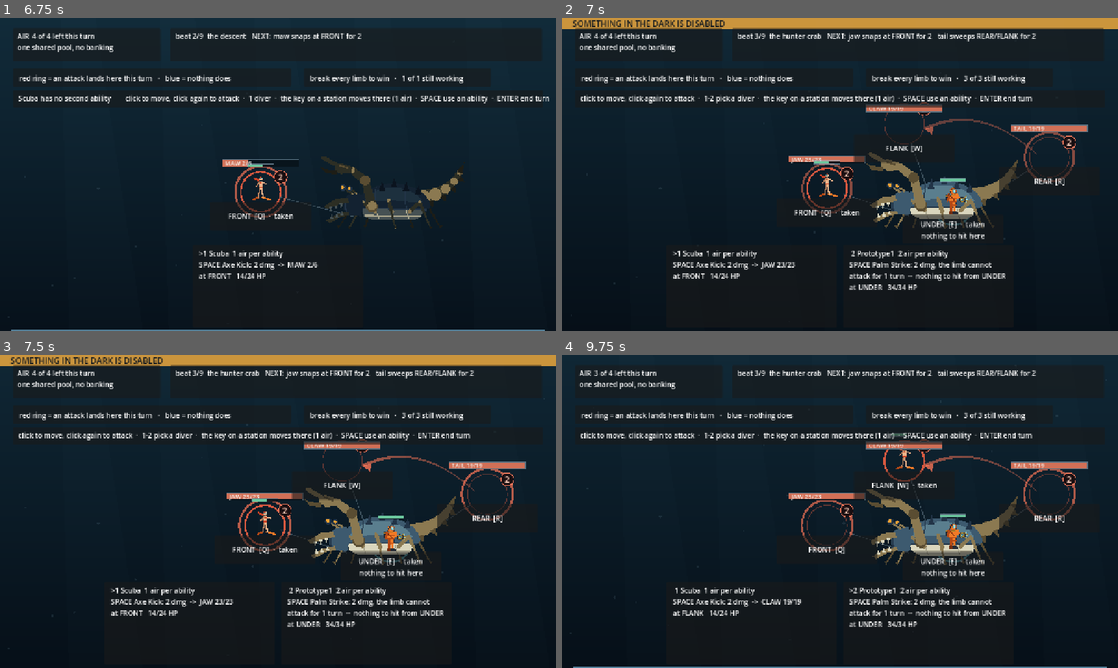
Above: before the commit, frames 1-4 (two rows, left to right).
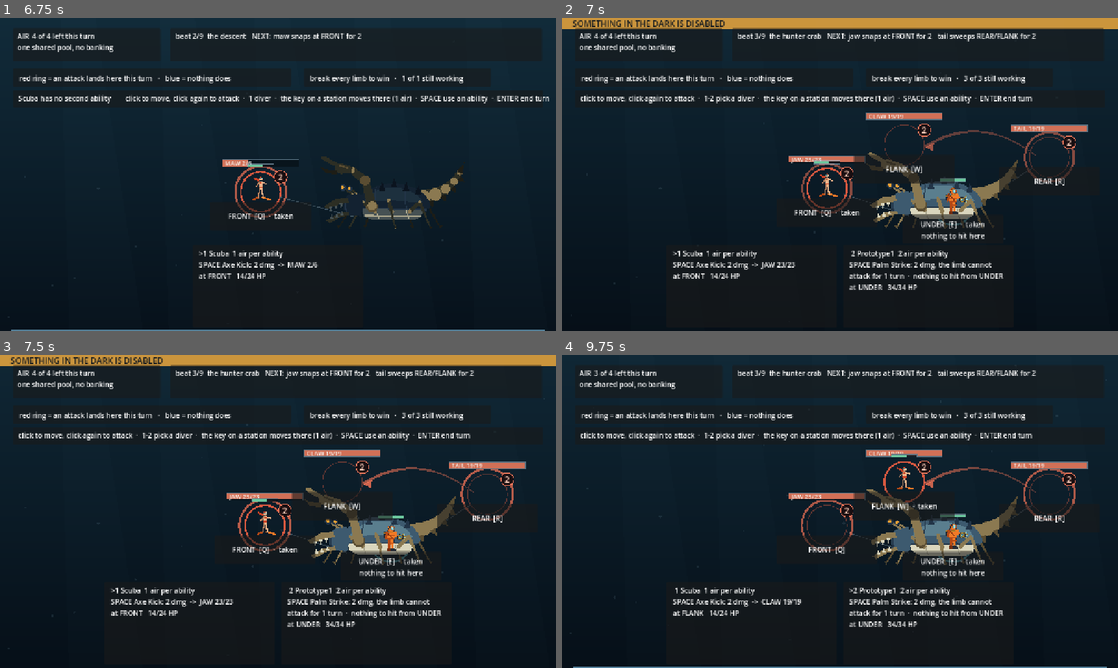
Above: after the commit, the same moments.

Repository: ImmortalDemonGod/salvage
Game: Godot game, scene res://game/main.tscn
The game is run twice, just before and just after one commit, with the same random seed, the same clock (stepped at 60 frames per second) and the same inputs.
Inputs (mouse positions are in pixels of both pictures, inside the frame that each line leads up to):
- Up to frame 1 (6.75 s): tap Enter every 0.75 s from 0.5 to 4.25 s; move the mouse to (400, 158) at 0.52 s; hold W 0.53-1.25 s; tap 1 at 0.6 s; click (400, 158) at 0.67 s; tap Space at 0.77, 3.77 s; drag from (166, 190) to (250, 237) at 1.27 s; move the mouse to (333, 105) at 2.02 s; hold W 2.03-2.75 s; tap 3 at 2.1 s; drag from (250, 237) to (111, 127) at 2.77 s; move the mouse to (444, 221) at 3.52 s; tap Q at 3.6 s; drag from (111, 127) to (194, 96) at 4.27 s; move the mouse to (305, 174) at 5.02 s; tap R at 5.1 s; click (305, 174) at 5.17 s; drag from (194, 96) to (166, 190) at 5.77 s; move the mouse to (400, 158) at 6.52 s; hold W from 6.53 s (still down); tap F at 6.6 s
- Up to frame 2 (7 s): keep holding W; tap Space at 6.77 s
- Up to frame 3 (7.5 s): release W at 7.25 s; drag from (166, 527) to (250, 574) at 7.27 s
- Up to frame 4 (9.75 s): move the mouse to (895, 442) at 8.02 s; tap 1 at 8.1 s; drag from (812, 574) to (673, 464) at 8.77 s; move the mouse to (1006, 558) at 9.52 s; hold W from 9.53 s (still down); tap 3 at 9.6 s; click (1006, 558) at 9.67 s

Frame 1 is identical in both runs. In frame 2, 1.8% of the frame differs, in the area x 54-86%, y 26-84%; in frame 3, 1.8%; in frame 4, 2.1%, in the area x 54-86%, y 24-84%.

Commit message:
the badge said 3 while 8 was landing
A pre-playtest sweep over the whole gallery found defects that would have
wasted the session, and one of them was worse than cosmetic.

Two attacks naming the same station drew two damage discs in the same
place, so the player read whichever landed on top. On the vent worm, UNDER
is named by both the vent and the gut: the badge said 3 and 8 arrived. The
disc is now one per station carrying the TOTAL that lands there, which is
the number a player is actually planning against.

The rest, all real:

- FLANK sat directly under the control bar on every board, so its damage
  badge, its limb bar and its occupant's own HP bar were all clipped. All
  four boards drop it clear.
- Floating damage numbers climbed into the HUD and overprinted the words
  there. They stop at the HUD floor.
- A station said "nothing to hit here" while the panel underneath named
  the thing being hit. The drum reaches from BACKLINE and the station card
  did not know; it says "reaches from here" when somebody standing there
  can act.
- "gut curls under UNDER for 3" read as a doubled word. The attack is
  called "curls at".
- The seized valve floated unattached in the middle of the chamber and the
  crossover sat above the pipe it opens. Both are on the plumbing now, and
  the seized valve has a pipe of its own.
- The pump housing on the rig was a grey block drawn behind the first
  diver, which read as a sprite that had lost its transparency.

Diff:
--- a/content/encounters.gd
+++ b/content/encounters.gd
@@ -39,7 +39,7 @@
 	"crab": {
 		"title": "the hunter crab",
 		"art": {"kind": "crab", "scale": 158.0, "pos": [872, 330], "tint": [1.0, 1.0, 1.0]},
-		"places": {"0": [610, 392], "1": [788, 244], "2": [900, 430], "3": [1122, 320]},
+		"places": {"0": [610, 392], "1": [788, 292], "2": [900, 430], "3": [1122, 320]},
 		# TWO divers. One was tried and REFUTED by measurement: the crab
 		# became unwinnable (G2 0/40), casual fell to 5.2 percent, and
 		# UNDER went dead because a lone diver never has a reason to stand
@@ -89,7 +89,7 @@
 		# a LONGER, thinner body: the stations sit further apart along it,
 		# so the board itself reads differently from the crab's
 		"art": {"kind": "worm", "scale": 188.0, "pos": [910, 312], "tint": [0.55, 0.85, 0.70]},
-		"places": {"0": [604, 386], "1": [886, 240], "2": [946, 430], "4": [286, 386]},
+		"places": {"0": [604, 386], "1": [886, 288], "2": [946, 430], "4": [286, 386]},
 		"party": 2,
 		# The drum is fitted before this fight, so it is declared HERE.
 		# While gear was a global set by the run, the bands measured the
@@ -123,7 +123,7 @@
 			{"limb": 0, "stations": [FRONT], "dmg": 5, "name": "lunges at"},
 			{"limb": 1, "stations": [FLANK, UNDER], "dmg": 5, "name": "sprays"},
 			{"limb": 2, "stations": [BACKLINE], "dmg": 3, "name": "vents over"},
-			{"limb": 2, "stations": [UNDER], "dmg": 3, "name": "curls under"},
+			{"limb": 2, "stations": [UNDER], "dmg": 3, "name": "curls at"},
 		],
 	},
 	# Beat `deep1`. A MACHINE, not a creature: SPEC 2.4 says a machine reads
@@ -135,7 +135,7 @@
 	"dredge": {
 		"title": "the dredge",
 		"art": {"kind": "dredge", "scale": 168.0, "pos": [884, 320], "tint": [0.72, 0.62, 0.42]},
-		"places": {"0": [614, 400], "1": [828, 256], "3": [1128, 350], "4": [286, 400]},
+		"places": {"0": [614, 400], "1": [828, 300], "3": [1128, 350], "4": [286, 400]},
 		"party": 3,
 		"drum": true,
 		# UNDER is closed here. Every open station must either expose a limb
--- a/game/main.gd
+++ b/game/main.gd
@@ -534,7 +534,11 @@
 		var lb: int = combat.STATION_LIMB[i]
 		var lbl: Label = ui_stations[i].get_node("label")
 		if lb < 0:
-			lbl.text = "%s  [%s]%s\nnothing to hit here" % [Combat.STATION_NAMES[i], String(keys2[i]), here_free(i)]
+			var reach := "nothing to hit here"
+			for dr in combat.divers:
+				if not dr.down and int(dr.station) == i and combat.can_attack(dr):
+					reach = "reaches from here"
+			lbl.text = "%s  [%s]%s\n%s" % [Combat.STATION_NAMES[i], String(keys2[i]), here_free(i), reach]
 		elif combat.limb_broken[lb]:
 			lbl.text = "%s  [%s]%s\n%s BROKEN" % [Combat.STATION_NAMES[i], String(keys2[i]), here_free(i), String(combat.LIMB_NAMES[lb]).to_upper()]
 		else:
@@ -596,7 +600,7 @@
 				"shut": what = ("%d dmg, " % int(ab.dmg) if int(ab.dmg) > 0 else "no damage, ") + "the limb cannot attack for %d turn%s" % [int(ab.get("turns", 1)), "" if int(ab.get("turns", 1)) == 1 else "s"]
 			var onto := ""
 			if not combat.can_attack(d):
-				onto = "  --  nothing to hit from %s" % Combat.STATION_NAMES[int(d.station)]
+				onto = "  ·  nothing to hit from %s" % Combat.STATION_NAMES[int(d.station)]
 			else:
 				var tl: int = combat.target_limb(d)
 				if tl >= 0:
@@ -821,10 +825,12 @@
 	var x := 430.0
 	var wide1 := 420.0
 	if i == 0:
-		return Vector2(x + 70.0, top + tall + 60.0)
+		return Vector2(x + 70.0, top + tall + LOCK_DROP)
 	if i == 1:
-		return Vector2(x + 150.0, top + tall + 60.0)
-	return Vector2(x + wide1 - 40.0, top + tall - 30.0)
+		return Vector2(x + 150.0, top + tall + LOCK_DROP)
+	# the seized valve is ON the tank wall down at the floor, where the
+	# water covers it, not floating unattached in the middle of the chamber
+	return Vector2(x + wide1 + 26.0, top + tall - 26.0)
 
 func _draw_rig() -> void:
 	var f: Font = ThemeDB.fallback_font
@@ -902,6 +908,9 @@
 			OPEN_C if p.valve[int(src2[0])] else Color(0.42, 0.48, 0.55), 7.0)
 	_valve_dot(_valve_pos(0), "1", p.valve[0], p.reachable(0))
 	_valve_dot(_valve_pos(1), "2", p.valve[1], p.reachable(1))
+	# a pipe for the seized valve too, so all three are visibly plumbed
+	draw_line(_valve_pos(p.SEIZED) - Vector2(18, 0), Vector2(x + wide, top + tall - 26.0),
+		OPEN_C if p.valve[p.SEIZED] else Color(0.42, 0.48, 0.55), 7.0)
 	_valve_dot(_valve_pos(p.SEIZED), "3", p.valve[p.SEIZED], p.reachable(p.SEIZED))
 
 # how deep we are, 0 at the rig and 1 at the bottom
@@ -961,6 +970,14 @@
 func _draw_windup() -> void:
 	var f: Font = ThemeDB.fallback_font
 	var pulse: float = 0.55 + 0.45 * sin(_clock * 4.2)
+	# how much lands on each station THIS turn, totalled
+	var incoming: Dictionary = {}
+	for it0 in combat.intents():
+		if int(combat.limb_stun[int(it0.limb)]) > 0 or combat.limb_broken[int(it0.limb)]:
+			continue
+		for st0 in it0.stations:
+			incoming[int(st0)] = int(incoming.get(int(st0), 0)) + int(it0.dmg)
+	var drawn: Array = []
 	for it in combat.intents():
 		var lb: int = int(it.limb)
 		if int(combat.limb_stun[lb]) > 0 or combat.limb_broken[lb]:
@@ -976,9 +993,12 @@
 				var rr: float = 56.0 + 5.0 * pulse
 				draw_arc(dst, rr, 0, TAU, 40, Color(0.98, 0.46, 0.34, 0.45 + 0.45 * pulse), 5.0)
 				var pip0: Vector2 = dst + Vector2(46.0, -34.0)
+				if int(st) in drawn:
+					continue
+				drawn.append(int(st))
 				draw_circle(pip0, 15.0, Color(0.10, 0.05, 0.06, 0.92))
 				draw_arc(pip0, 15.0, 0, TAU, 20, Color(0.98, 0.50, 0.38, 0.90), 2.0)
-				draw_string(f, pip0 + Vector2(-6, 7), str(int(it.dmg)),
+				draw_string(f, pip0 + Vector2(-6 if int(incoming.get(int(st), 0)) < 10 else -12, 7), str(int(incoming.get(int(st), 0))),
 					HORIZONTAL_ALIGNMENT_LEFT, -1, 20, Color(1.0, 0.82, 0.74))
 				continue
 			var n: Vector2 = dir.normalized()
@@ -1006,9 +1026,12 @@
 			# anchored to the RING it lands on, never to the middle of the
 			# line, so it can never read as belonging to another station
 			var pip: Vector2 = dst + Vector2(46.0, -34.0)
+			if int(st) in drawn:
+				continue
+			drawn.append(int(st))
 			draw_circle(pip, 15.0, Color(0.10, 0.05, 0.06, 0.92))
 			draw_arc(pip, 15.0, 0, TAU, 20, Color(0.98, 0.50, 0.38, 0.90), 2.0)
-			draw_string(f, pip + Vector2(-6, 7), str(int(it.dmg)),
+			draw_string(f, pip + Vector2(-6 if int(incoming.get(int(st), 0)) < 10 else -12, 7), str(int(incoming.get(int(st), 0))),
 				HORIZONTAL_ALIGNMENT_LEFT, -1, 20, Color(1.0, 0.82, 0.74))
 
 # A click means the obvious thing for whatever is under it: a station moves
@@ -1195,8 +1218,9 @@
 						HORIZONTAL_ALIGNMENT_LEFT, -1, 20, Color(e.col.r, e.col.g, e.col.b, 1.0 - k))
 			"float":
 				# a number that leaves the thing it happened to, so damage
-				# has a place as well as a value
-				var rise: Vector2 = e.at + Vector2(0, -46.0 * k)
+				# has a place as well as a value, and never climbs into the
+				# HUD where it overprints the words there
+				var rise: Vector2 = Vector2(e.at.x, max(e.at.y - 46.0 * k, HUD_BOTTOM + 16.0))
 				var a: float = 1.0 if k < 0.6 else (1.0 - (k - 0.6) / 0.4)
 				draw_string(f, rise, e.text, HORIZONTAL_ALIGNMENT_LEFT, -1, 30,
 					Color(e.col.r, e.col.g, e.col.b, a))
